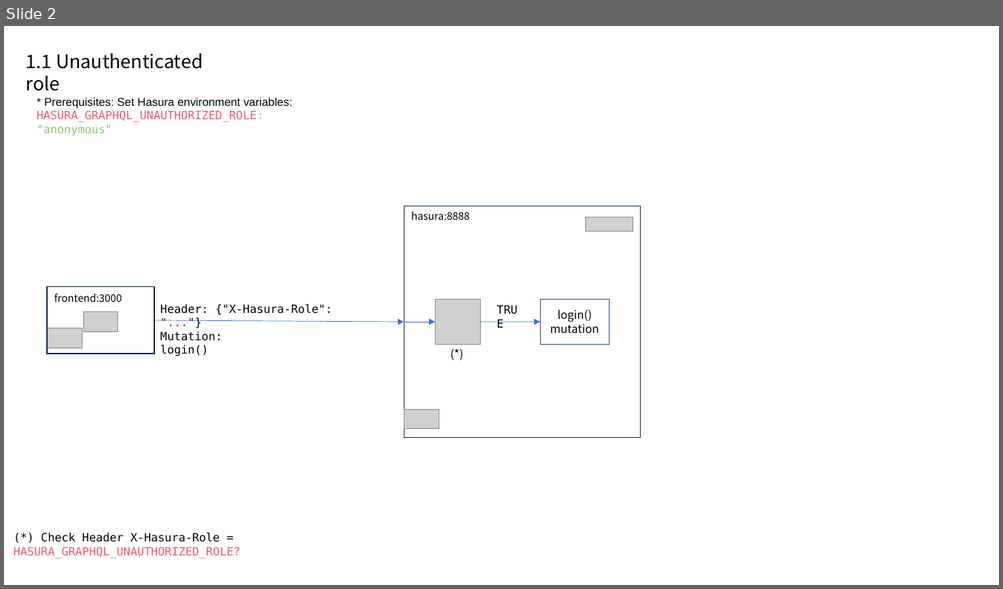
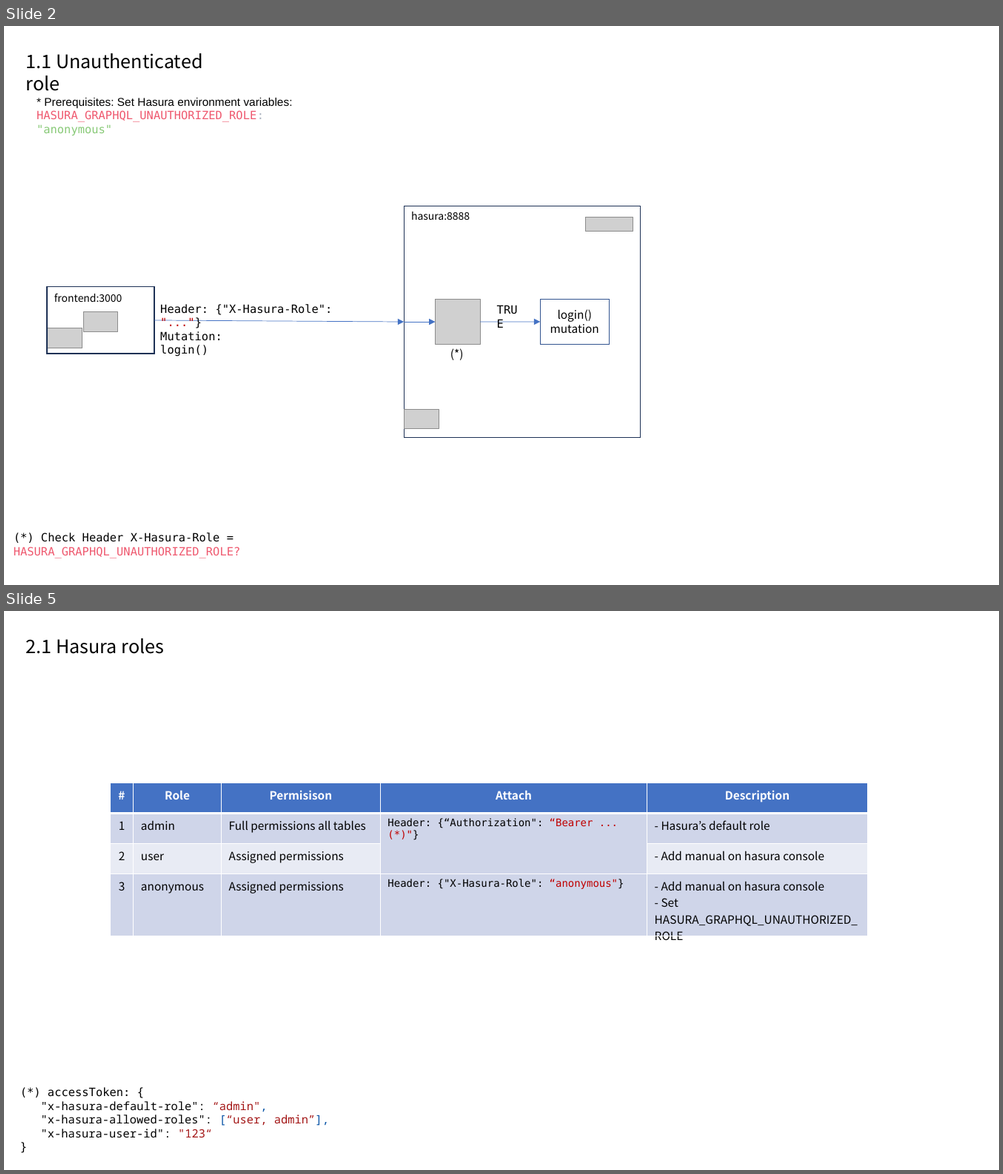
Before and after one commit to dukinfotech/graphql-stack, a slide deck: docs/hasura-auth.pptx. Shown one above the other, each under a label of ours: slide 2 before the commit, slides 2 and 5 after it; the slides between them are not shown. The pictures are 1003x589 and 1003x1174 pixels, drawn with LibreOffice and Linux fonts; fonts in the diff are those of the drawing; grey boxes stand for pictures. Boxes give left, top, right and bottom in pixels: in the first picture for what was removed or moved away, otherwise in the second. Text is boxed around its words. In the diff, an @@ line names an element or a change of style, - is before the commit and + after.

Commit message:
docs: hasura authorization

```diff
--- a/docs/hasura-auth.pptx
+++ b/docs/hasura-auth.pptx
@@ slide 5 added at [4,611,999,1170], background #FFFFFF @@
@@ text added at [26,638,165,654], 18 pt, text #000000 @@
+2.1 Hasura roles
@@ table added at [110,783,868,947], 4 rows, 5 columns @@
+# | Role | Permisison | Attach | Description
+1 | admin | Full permissions all tables | Header: {“Authorization": “Bearer ... (*)"} | - Hasura’s default role
+2 | user | Assigned permissions |  | - Add manual on hasura console
+3 | anonymous | Assigned permissions | Header: {"X-Hasura-Role": “anonymous"} | - Add manual on hasura console - Set HASURA_GRAPHQL_UNAUTHORIZED_ROLE
@@ text added at [41,1088,329,1138], 11 pt, text #000000 @@
+(*) accessToken: {
+"x-hasura-default-role": “admin",
+"x-hasura-allowed-roles": [“user, admin”],
+"x-hasura-user-id": "123“
+}
```
Also in this commit, not shown: 1 slide changed, 2 other slides added.
